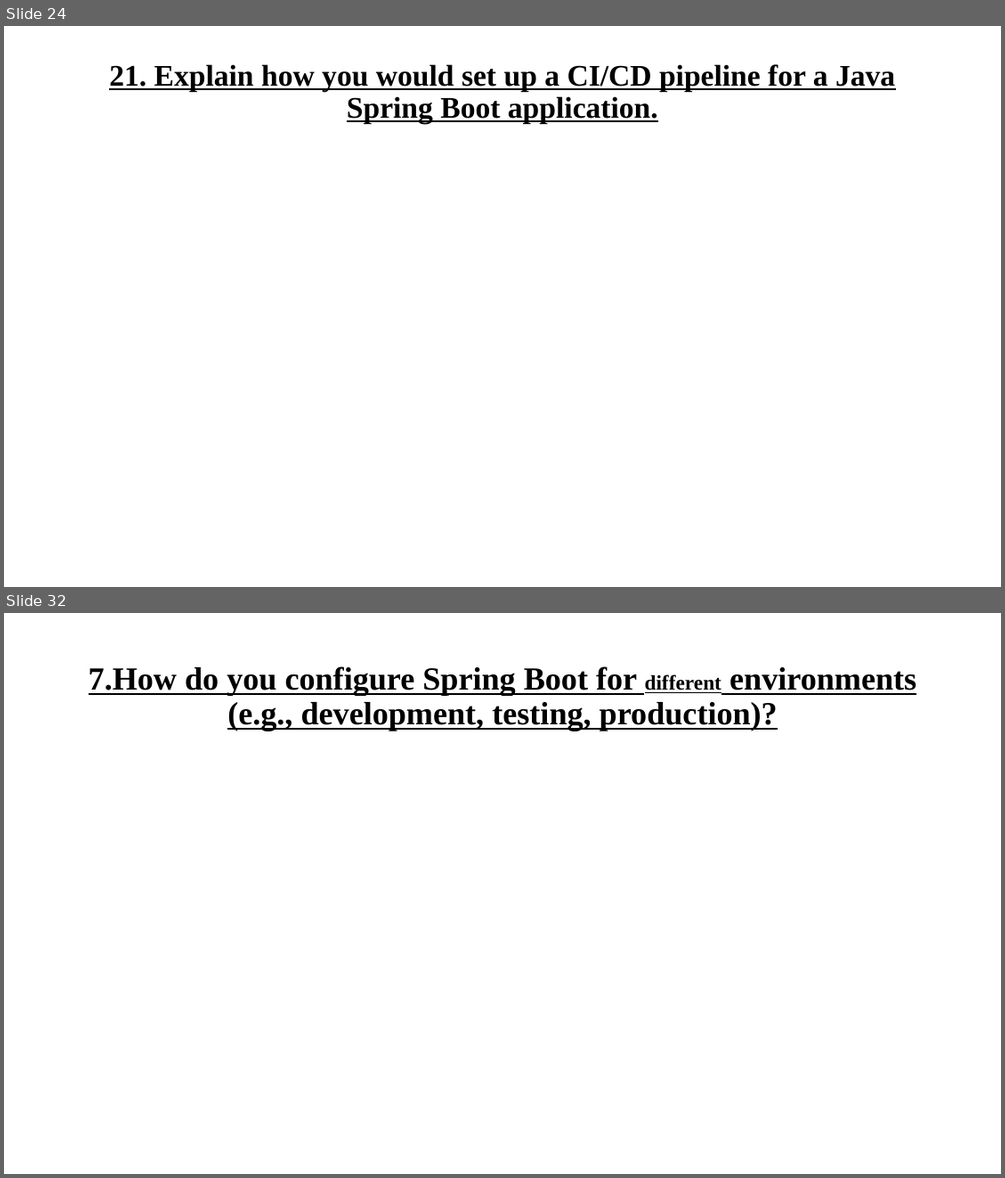
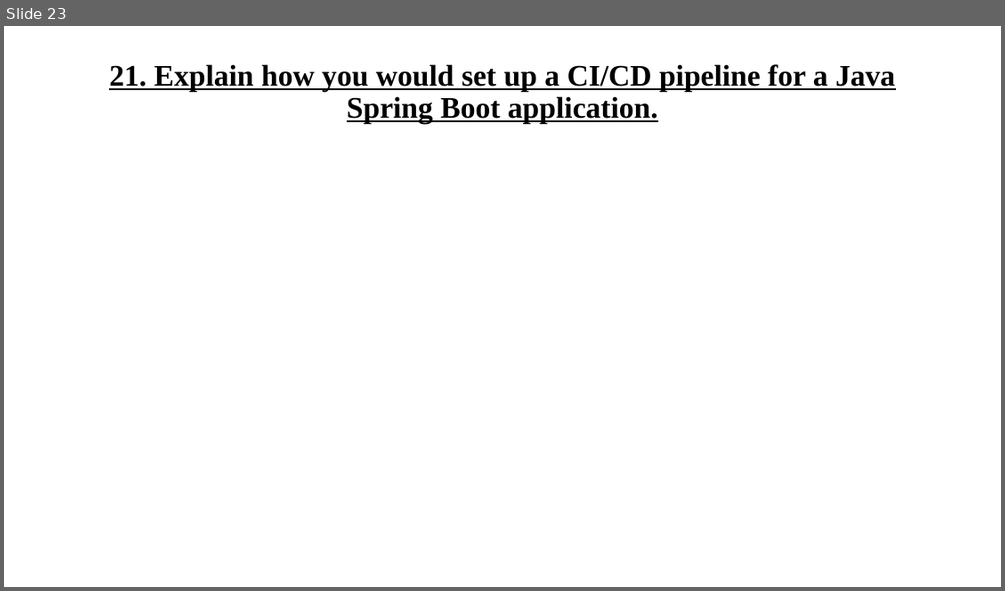
Before and after one commit to codefarm0/interview-preparation, a slide deck: Java-Backend-Developer-Mock-Interviews/mock1/Java Backend Developer Mock Interviews.pptx. Shown one above the other, each under a label of ours: slides 24 and 32 before the commit, slide 23 after it; the slides between them are not shown. The pictures are 1005x1178 and 1005x591 pixels, drawn with LibreOffice and Linux fonts; fonts in the diff are those of the drawing. Boxes give left, top, right and bottom in pixels: in the first picture for what was removed or moved away, otherwise in the second. Text is boxed around its words. In the diff, an @@ line names an element or a change of style, - is before the commit and + after.

```diff
--- a/Java-Backend-Developer-Mock-Interviews/mock1/Java Backend Developer Mock Interviews.pptx
+++ b/Java-Backend-Developer-Mock-Interviews/mock1/Java Backend Developer Mock Interviews.pptx
@@ slide 32 removed at [4,613,1001,1174], background #FFFFFF @@
@@ title removed at [89,666,916,730] @@
-7.How do you configure Spring Boot for different environments (e.g., development, testing, production)?
@@ what was slide 24 is now slide 23 @@
```
Also in this commit, not shown: 2 slides changed, 10 other slides removed, 25 other files.
